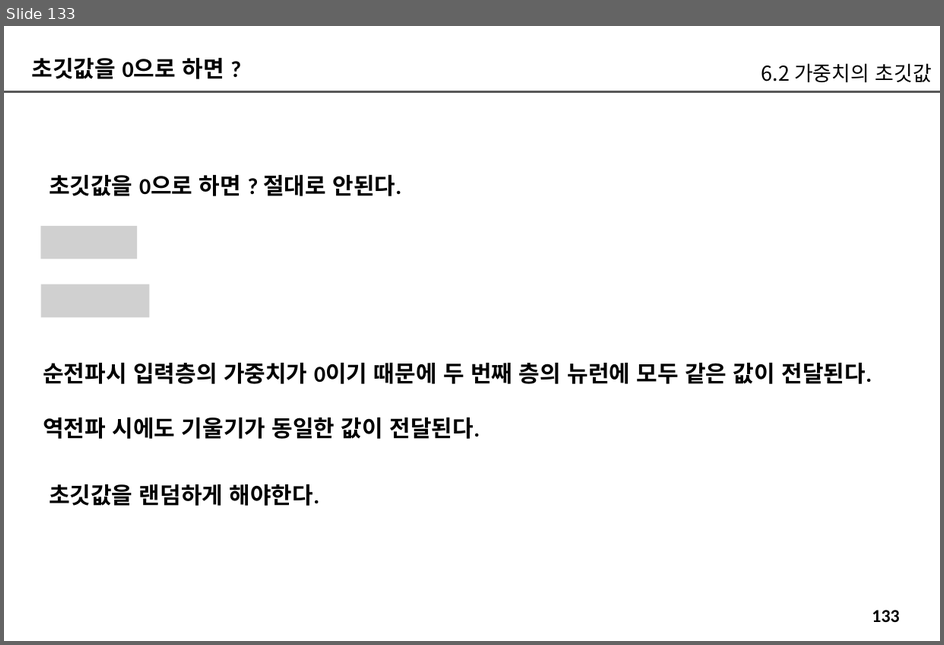
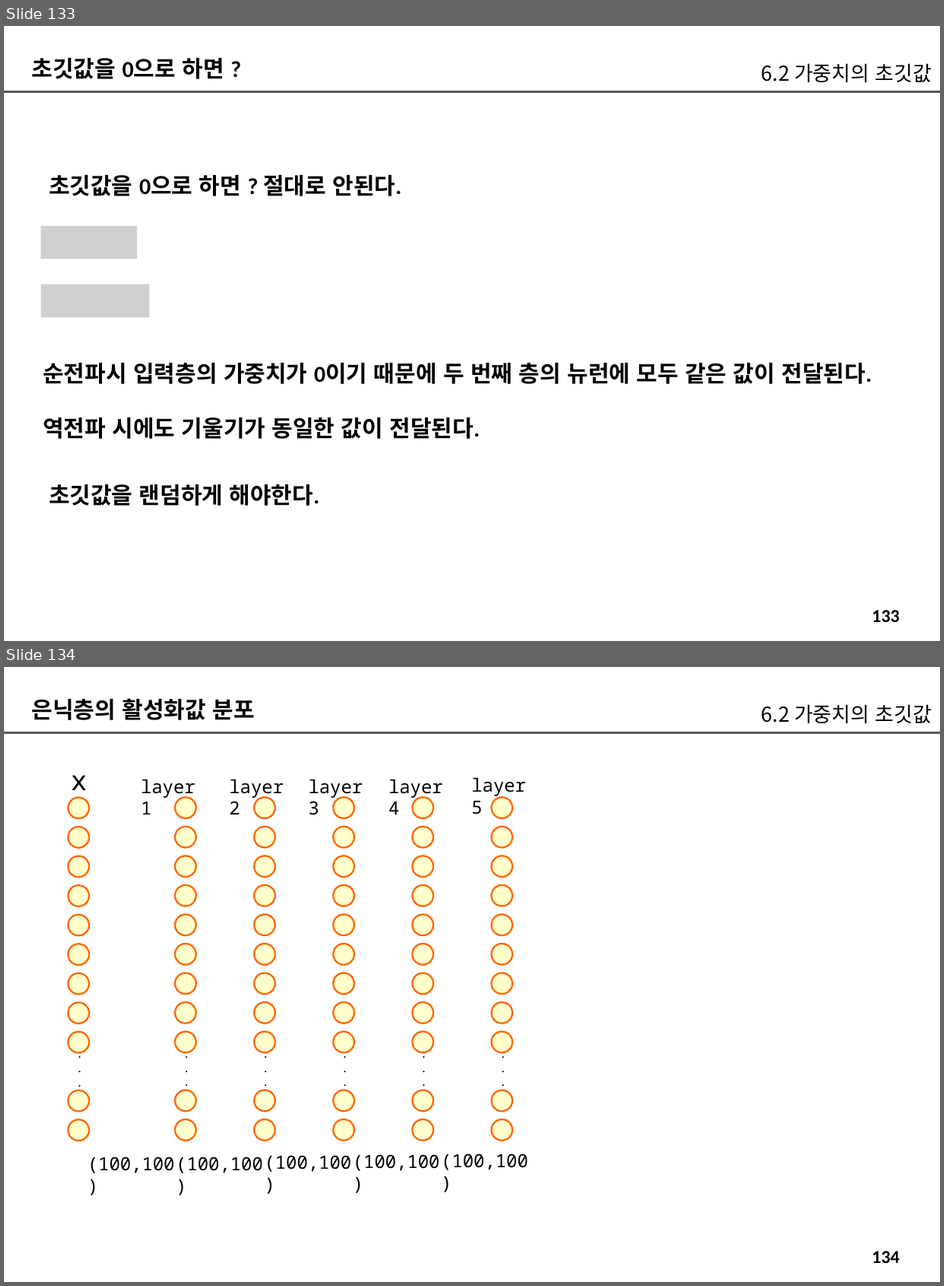
Before and after one commit to imguru-mooc/deep_learning_nlp, a slide deck: 인공지능_자연어처리_2_판서.pptx. Shown one above the other, each under a label of ours: slide 133 before the commit, slides 133 and 134 after it. The pictures are 944x645 and 944x1286 pixels, drawn with LibreOffice and Linux fonts; fonts in the diff are those of the drawing; grey boxes stand for pictures. Boxes give left, top, right and bottom in pixels: in the first picture for what was removed or moved away, otherwise in the second. Text is boxed around its words. In the diff, an @@ line names an element or a change of style, - is before the commit and + after.

```diff
--- a/인공지능_자연어처리_2_판서.pptx
+++ b/인공지능_자연어처리_2_판서.pptx
@@ slide 134 added at bbox=[4, 667, 940, 1282], background #FFFFFF; not listed: 2 template elements that a slide beside it also shows @@
@@ text added at bbox=[32, 698, 254, 720], 20 pt, text #000000, bold @@
+은닉층의 활성화값 분포
@@ text added at bbox=[762, 704, 932, 723], 18 pt, text #000000 @@
+6.2 가중치의 초깃값
@@ text added at bbox=[71, 775, 88, 798], 24 pt, text #000000 @@
+x
@@ text added at bbox=[132, 771, 210, 802], 16 pt, text #000000 @@
+layer1
@@ text added at bbox=[221, 771, 298, 802], 16 pt, text #000000 @@
+layer2
@@ text added at bbox=[300, 771, 377, 802], 16 pt, text #000000 @@
+layer3
@@ text added at bbox=[380, 771, 458, 802], 16 pt, text #000000 @@
+layer4
@@ text added at bbox=[464, 770, 541, 801], 16 pt, text #000000 @@
+layer5
@@ group added at bbox=[68, 798, 91, 1141]: 11 ellipses, 1 text @@
+.
+.
+.
@@ group added at bbox=[175, 798, 199, 1141]: 11 ellipses, 1 text @@
+.
+.
+.
@@ group added at bbox=[254, 798, 277, 1141]: 11 ellipses, 1 text @@
+.
+.
+.
@@ group added at bbox=[334, 798, 357, 1141]: 11 ellipses, 1 text @@
+.
+.
+.
@@ group added at bbox=[412, 798, 435, 1141]: 11 ellipses, 1 text @@
+.
+.
+.
@@ group added at bbox=[492, 798, 515, 1141]: 11 ellipses, 1 text @@
+.
+.
+.
@@ text added at bbox=[88, 1156, 175, 1173], 16 pt, text #000000 @@
+(100,100)
@@ text added at bbox=[176, 1156, 263, 1173], 16 pt, text #000000 @@
+(100,100)
@@ text added at bbox=[265, 1155, 352, 1172], 16 pt, text #000000 @@
+(100,100)
@@ text added at bbox=[353, 1154, 440, 1171], 16 pt, text #000000 @@
+(100,100)
@@ text added at bbox=[441, 1153, 528, 1170], 16 pt, text #000000 @@
+(100,100)
```
Also in this commit, not shown: 3 slides changed, 1 other slide added, 1 slide removed.
